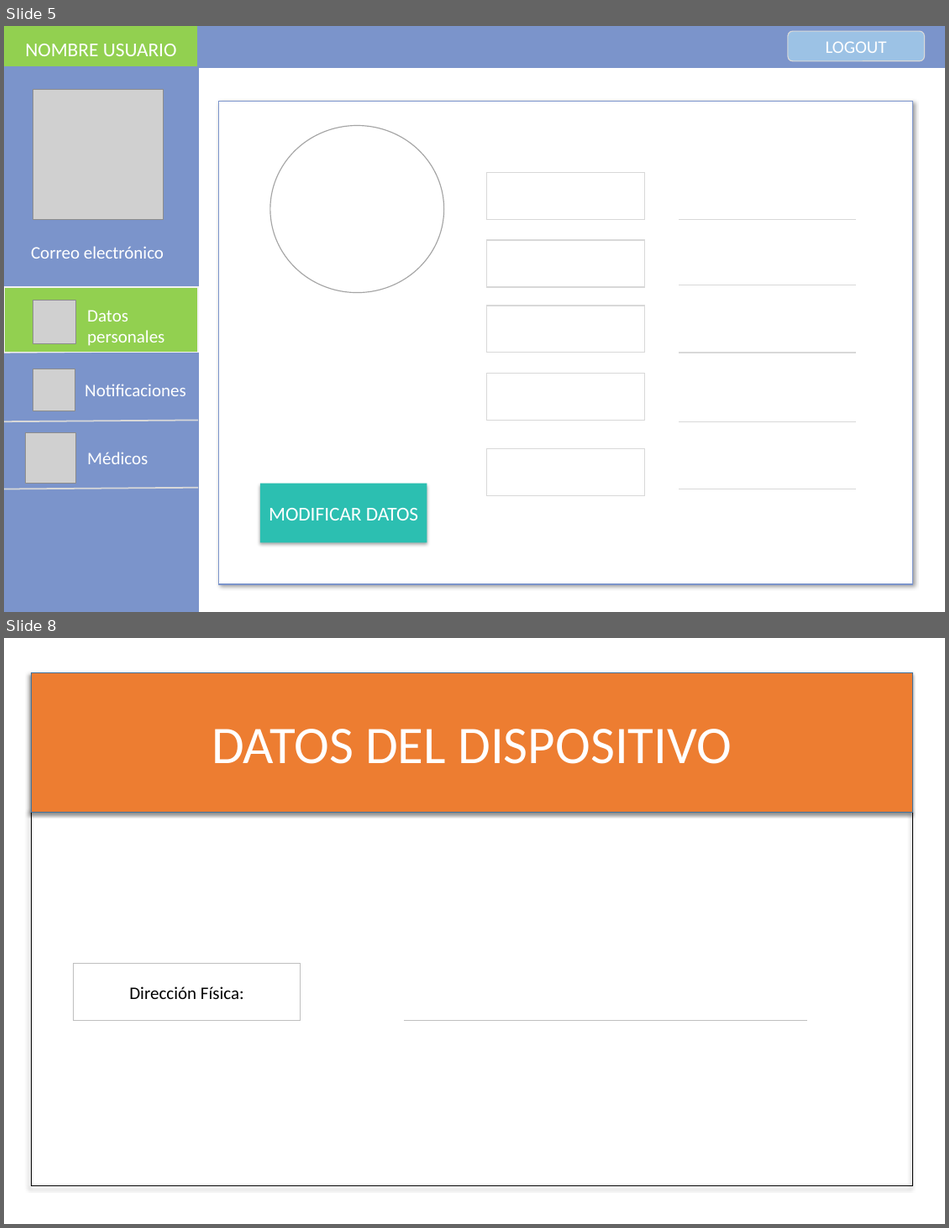
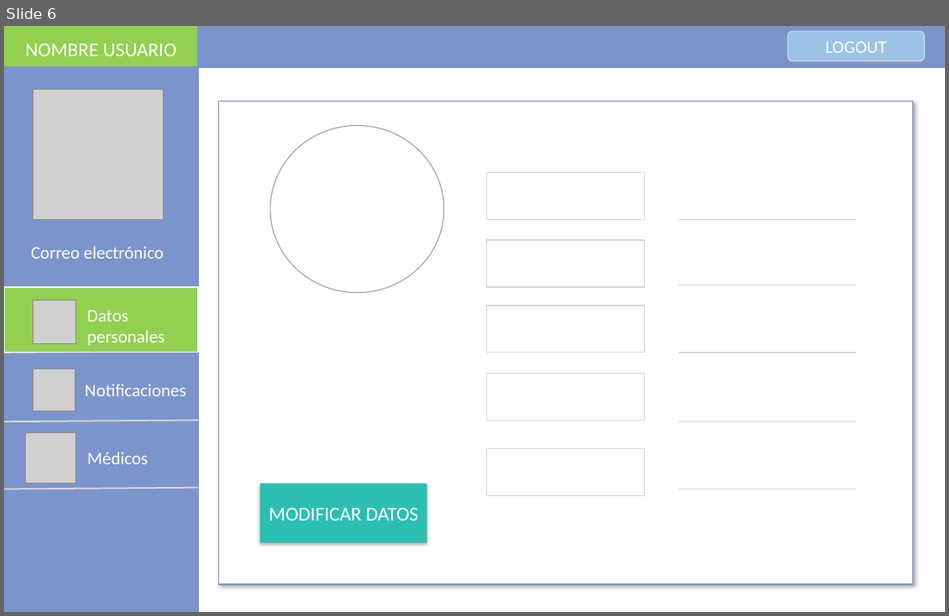
Before and after one commit to GabSaldana/TT_1, a slide deck: Interfaces/interfaces.pptx.pptx. Shown one above the other, each under a label of ours: slides 5 and 8 before the commit, slide 6 after it; the slides between them are not shown. The pictures are 949x1228 and 949x616 pixels, drawn with LibreOffice and Linux fonts; fonts in the diff are those of the drawing; grey boxes stand for pictures. Boxes give left, top, right and bottom in pixels: in the first picture for what was removed or moved away, otherwise in the second. Text is boxed around its words. In the diff, an @@ line names an element or a change of style, - is before the commit and + after.

```diff
--- a/Interfaces/interfaces.pptx.pptx
+++ b/Interfaces/interfaces.pptx.pptx
@@ slide 8 removed at (x1=4, y1=638, x2=945, y2=1224), background #FFFFFF @@
@@ rectangle removed at (x1=31, y1=672, x2=912, y2=813) @@
-DATOS DEL DISPOSITIVO
@@ rectangle removed at (x1=31, y1=811, x2=912, y2=1187) @@
@@ rectangle removed at (x1=73, y1=963, x2=300, y2=1020) @@
-Dirección Física:
@@ line removed from (404, 1020) to (808, 1020) @@
@@ what was slide 5 is now slide 6 @@
```
Also in this commit, not shown: 7 slides changed, 8 slides added, 2 other slides removed, 1 other file.
